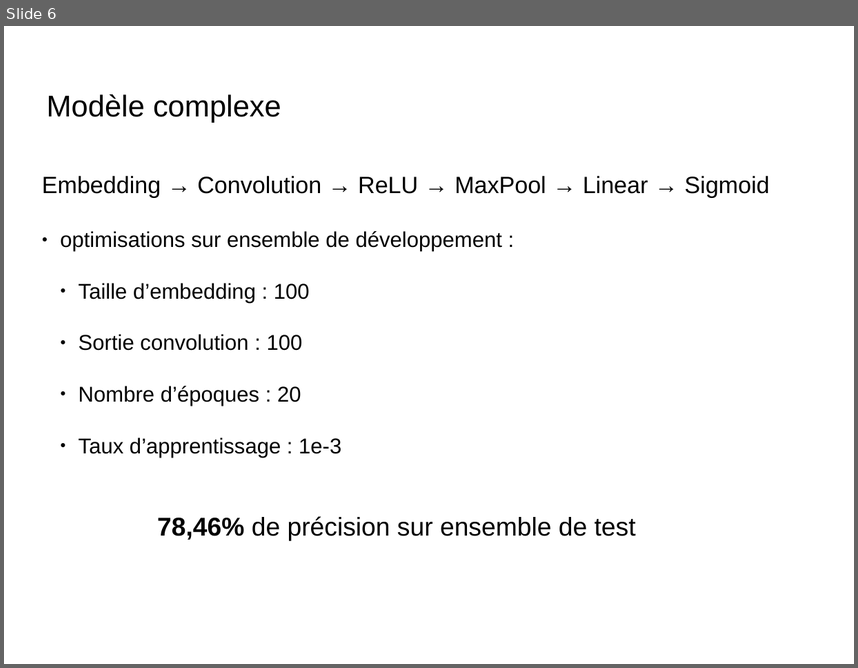
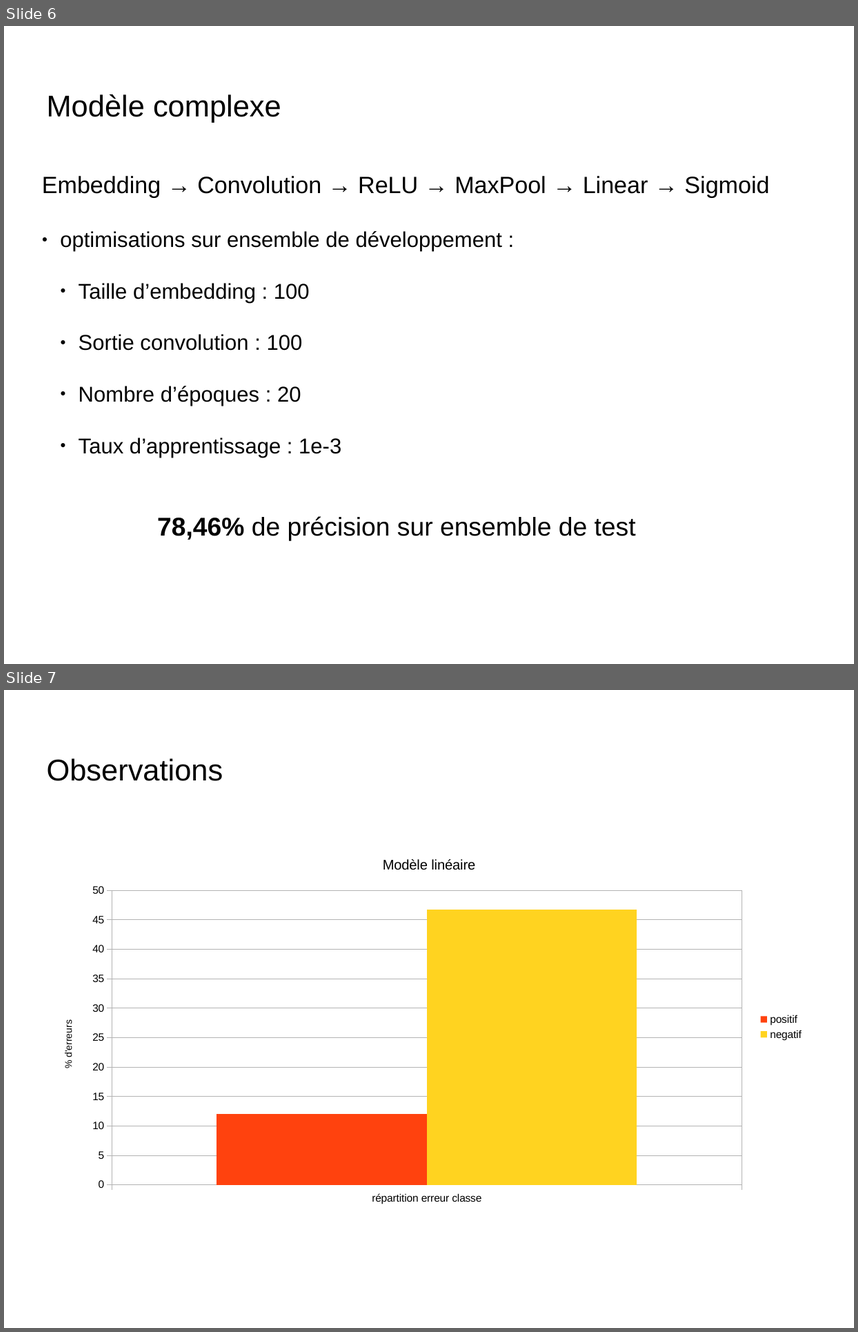
Before and after one commit to Ipsedo/TER_modele_neuronaux, a slide deck: presentation.odp. Shown one above the other, each under a label of ours: slide 6 before the commit, slides 6 and 7 after it. The pictures are 858x668 and 858x1332 pixels, drawn with LibreOffice and Linux fonts; fonts in the diff are those of the drawing; background and template pictures are left out. Boxes give left, top, right and bottom in pixels: in the first picture for what was removed or moved away, otherwise in the second. Text is boxed around its words. In the diff, an @@ line names an element or a change of style, - is before the commit and + after.

```diff
--- a/presentation.odp
+++ b/presentation.odp
@@ slide 7 added at <box>4,690,854,1328</box>, background picture (left out) @@
@@ title added at <box>47,758,223,781</box>, 28 pt, text #000000 @@
+Observations
@@ column chart added at <box>46,842,812,1212</box> @@
+title "Modèle linéaire"
+categories: répartition erreur classe
+positif: 12
+negatif: 47
```
Also in this commit, not shown: 2 slides changed.
